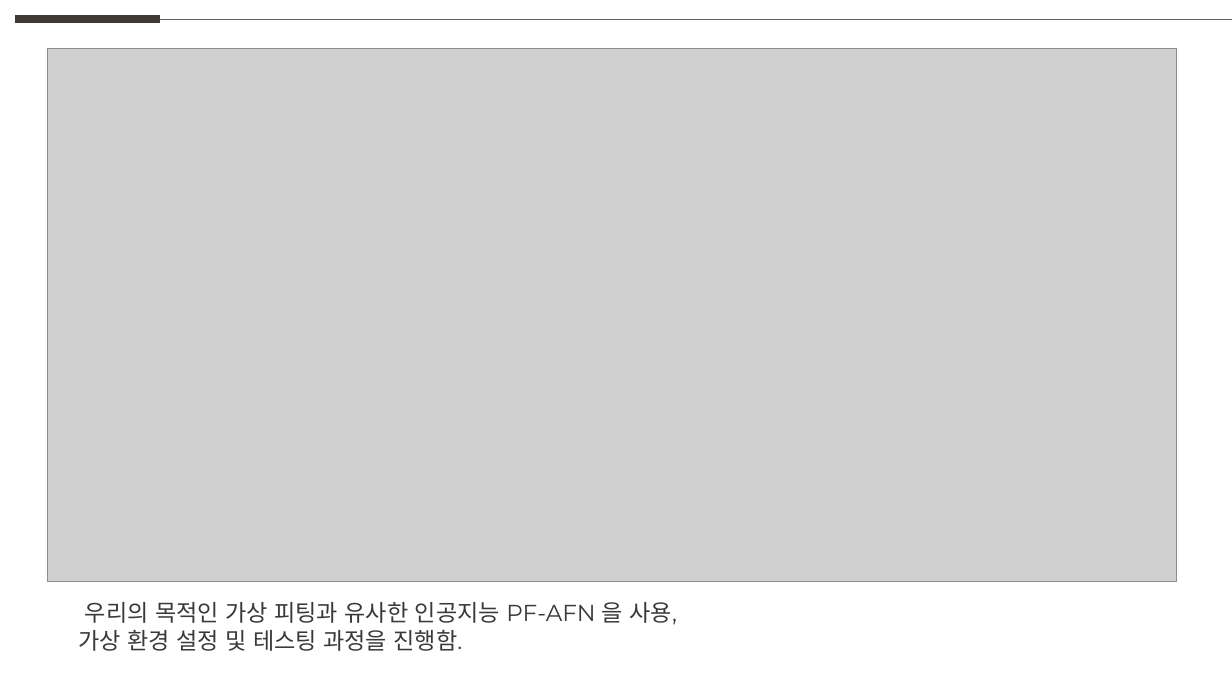
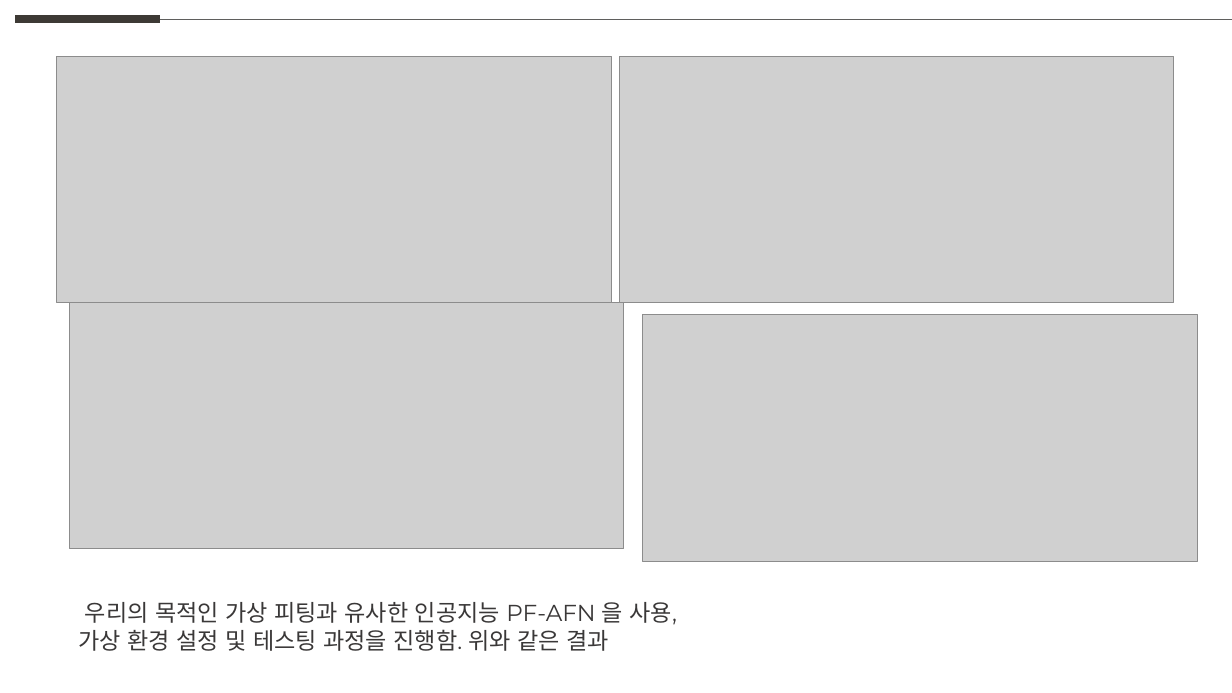
Before and after one commit to weaknessHero/Project_AvatarS, a slide deck: slide 2 of 발표자료/업데이트/LJHPPT.pptx (slide 3 before the commit). Drawn at 1232x693 pixels with LibreOffice and Linux fonts; fonts in the diff are those of the drawing; grey boxes stand for pictures. Boxes give left, top, right and bottom in pixels: in the first picture for what was removed or moved away, otherwise in the second. Text is boxed around its words. In the diff, an @@ line names an element or a change of style, - is before the commit and + after.

```diff
--- a/발표자료/업데이트/LJHPPT.pptx
+++ b/발표자료/업데이트/LJHPPT.pptx
@@ picture added at bbox=[57, 56, 612, 303] @@
@@ picture added at bbox=[619, 56, 1174, 303] @@
@@ picture: place and size @@
-picture at bbox=[47, 48, 1177, 580]
+picture at bbox=[69, 302, 624, 549]
@@ picture added at bbox=[643, 315, 1198, 562] @@
@@ text at bbox=[79, 629, 609, 651]: text changed @@
-가상 환경 설정 및 테스팅 과정을 진행함.
+가상 환경 설정 및 테스팅 과정을 진행함. 위와 같은 결과
```
Also in this commit, not shown: 1 slide added, 1 slide removed.
